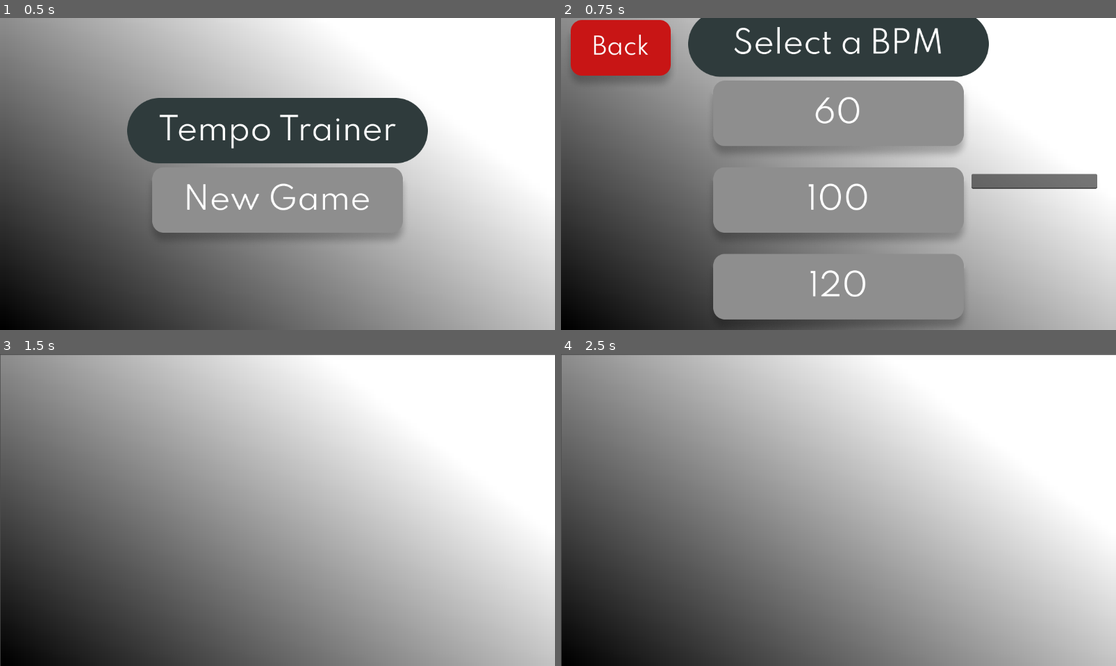
Above: before the commit, frames 1-4 (two rows, left to right).
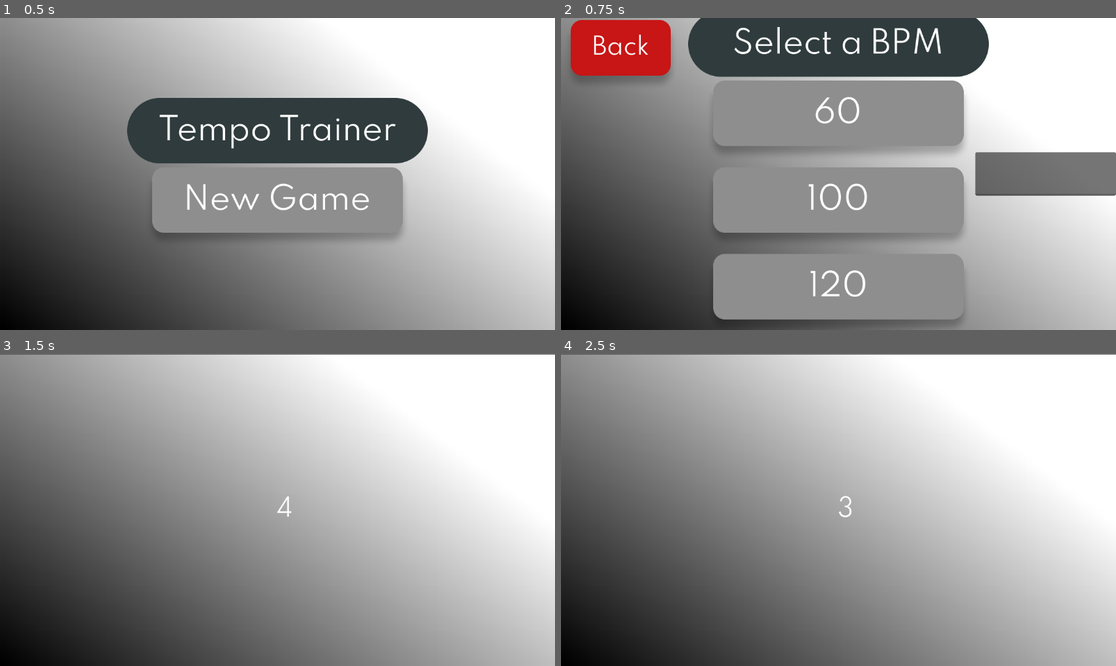
Above: after the commit, the same moments.

Repository: dbm19/tempo_trainer
Game: Godot game, scene res://main_menu.tscn
The game is run twice, just before and just after one commit, with the same random seed, the same clock (stepped at 60 frames per second) and the same inputs.
Inputs (mouse positions are in pixels of both pictures, inside the frame that each line leads up to):
- Up to frame 1 (0.5 s): no input
- Up to frame 2 (0.75 s): click (838, 208) at 0.5 s
- Up to frame 3 (1.5 s): click (277, 456) at 1.25 s
- Up to frame 4 (2.5 s): tap Enter at 2 s; move the mouse to (960, 494) at 2.02 s; tap Space (player_hit) at 2.1 s

Frame 1 is identical in both runs. In frame 2, 2.6% of the frame differs, in the area x 73-100%, y 42-58%; in frame 3, 0.5%; in frame 4, 0.5%.

Commit message:
Added score calculation sort of

Diff:
--- a/bpm_select.gd
+++ b/bpm_select.gd
@@ -28,6 +28,6 @@
 
 
 func _on_bpm_input_text_submitted(new_text: String) -> void:
-	Global.selected_bpm = int(new_text)
-	get_tree().change_scene_to_file("res://game.tscn")
-	print(Global.selected_bpm)
+	if new_text.is_valid_int() && int(new_text) > 0:
+		Global.selected_bpm = int(new_text)
+		get_tree().change_scene_to_file("res://game.tscn")
--- a/bpm_select.tscn
+++ b/bpm_select.tscn
@@ -7,6 +7,7 @@
 [ext_resource type="Texture2D" uid="uid://c0n0om77bww08" path="res://art_assets/bpm_120.png" id="5_cgwjx"]
 [ext_resource type="Texture2D" uid="uid://c8p1afn4thsat" path="res://art_assets/back_button.png" id="6_hwpkx"]
 [ext_resource type="Script" path="res://back_button.gd" id="7_a00xx"]
+[ext_resource type="FontFile" uid="uid://ceqsmd7sr5uio" path="res://fonts/spartan/Spartan-Regular.ttf" id="8_b2dxe"]
 
 [sub_resource type="Gradient" id="Gradient_u4xs7"]
 
@@ -93,11 +94,19 @@
 script = ExtResource("7_a00xx")
 
 [node name="BpmInput" type="LineEdit" parent="."]
-layout_mode = 0
-offset_left = 852.0
-offset_top = 324.0
-offset_right = 1113.0
-offset_bottom = 355.0
+layout_mode = 1
+anchors_preset = 6
+anchor_left = 1.0
+anchor_top = 0.5
+anchor_right = 1.0
+anchor_bottom = 0.5
+offset_left = -292.0
+offset_top = -45.0
+offset_bottom = 45.0
+grow_horizontal = 0
+grow_vertical = 2
+theme_override_fonts/font = ExtResource("8_b2dxe")
+theme_override_font_sizes/font_size = 50
 
 [connection signal="pressed" from="MarginContainer/BpmSelectUiContainer/BpmButtonsContainer/SixtyBpmButton" to="." method="_on_sixty_bpm_button_pressed"]
 [connection signal="pressed" from="MarginContainer/BpmSelectUiContainer/BpmButtonsContainer/HundredBpmButton" to="." method="_on_hundred_bpm_button_pressed"]
--- a/game.tscn
+++ b/game.tscn
@@ -1,7 +1,8 @@
-[gd_scene load_steps=5 format=3 uid="uid://cx7xwlloxvrht"]
+[gd_scene load_steps=6 format=3 uid="uid://cx7xwlloxvrht"]
 
 [ext_resource type="AudioStream" uid="uid://fjckif860o3e" path="res://sounds/kick-bass-techno-softer-3.wav" id="1_1vjy8"]
 [ext_resource type="Script" path="res://game_screen.gd" id="1_fp6wf"]
+[ext_resource type="FontFile" uid="uid://ceqsmd7sr5uio" path="res://fonts/spartan/Spartan-Regular.ttf" id="3_4r0es"]
 
 [sub_resource type="Gradient" id="Gradient_6qt4u"]
 
@@ -13,23 +14,14 @@
 [node name="GameScreen" type="Node2D"]
 script = ExtResource("1_fp6wf")
 
-[node name="Control" type="Control" parent="."]
-layout_mode = 3
-anchors_preset = 0
-offset_left = -32.0
-offset_top = -32.0
-offset_right = 8.0
-offset_bottom = 8.0
-
-[node name="MainMenuBackground" type="TextureRect" parent="Control"]
-layout_mode = 1
+[node name="MainMenuBackground" type="TextureRect" parent="."]
 anchors_preset = 15
 anchor_right = 1.0
 anchor_bottom = 1.0
-offset_left = 33.0
-offset_top = 34.0
-offset_right = 1145.0
-offset_bottom = 642.0
+offset_left = -3.0
+offset_top = 1.0
+offset_right = 1180.0
+offset_bottom = 648.0
 grow_horizontal = 2
 grow_vertical = 2
 texture = SubResource("GradientTexture2D_61ygx")
@@ -40,4 +32,22 @@
 [node name="BassDrumTimer" type="Timer" parent="BassDrum"]
 wait_time = 0.4
 
+[node name="Countdown" type="Label" parent="."]
+anchors_preset = 8
+anchor_left = 0.5
+anchor_top = 0.5
+anchor_right = 0.5
+anchor_bottom = 0.5
+offset_left = 512.0
+offset_top = 295.0
+offset_right = 670.0
+offset_bottom = 351.0
+grow_horizontal = 2
+grow_vertical = 2
+theme_override_fonts/font = ExtResource("3_4r0es")
+theme_override_font_sizes/font_size = 50
+text = "sdfsdf"
+horizontal_alignment = 1
+vertical_alignment = 1
+
 [connection signal="timeout" from="BassDrum/BassDrumTimer" to="." method="_on_bass_drum_timer_timeout"]
--- a/game_screen.gd
+++ b/game_screen.gd
@@ -6,27 +6,52 @@
 var bass_drum
 var bass_drum_timer
 var bass_drum_timer_goal
+var countdown
+var four_count
+var number_of_beats
+var game_start
+var score_set = []
 
 # Called when the node enters the scene tree for the first time.
 func _ready() -> void:
 	bass_drum = get_node("BassDrum")
 	bass_drum_timer = get_node("BassDrum/BassDrumTimer")
+	countdown = get_node("Countdown")
+	four_count = 4
+	number_of_beats = 16
+	game_start = false
 
 	bass_drum_timer.wait_time = snapped(float(60.0 / Global.selected_bpm), 0.01)
 
 	print(bass_drum_timer.wait_time, " ", float(60.0/Global.selected_bpm))
+
 	bass_drum_timer_goal = bass_drum_timer.wait_time * 1000
 	bass_drum.playing = true
 	bass_drum_timer.start()
+	countdown.text = str(four_count)
+
 	print("Goal: ", bass_drum_timer_goal)
 
 # Called every frame. 'delta' is the elapsed time since the previous frame.
 func _process(delta: float) -> void:
-	if Input.is_action_just_pressed("player_hit"):
-		current_time_in_msec = Time.get_ticks_msec()
-		player_hit_time_delta = current_time_in_msec - player_hit_time
-		player_hit_time = current_time_in_msec
-		print("Your score: ", player_hit_time_delta)
+	if game_start == true:
+		if Input.is_action_just_pressed("player_hit"):
+			current_time_in_msec = Time.get_ticks_msec()
+			player_hit_time_delta = current_time_in_msec - player_hit_time
+			player_hit_time = current_time_in_msec
+			score_set.append((player_hit_time_delta * 100.0) / bass_drum_timer_goal )
+			print("Your score: ", player_hit_time_delta)
 
 func _on_bass_drum_timer_timeout() -> void:
 	bass_drum.playing = true
+
+	if four_count > 1:
+		four_count -= 1
+		countdown.text = str(four_count)
+	else:
+		game_start = true
+		countdown.text = ""
+		number_of_beats -= 1
+		if number_of_beats == -1:
+			print(score_set)
+			get_tree().change_scene_to_file("res://score_screen.tscn")
Not shown: 1 places in bpm_select.tscn that only renumber resources
Binary file added: fonts/spartan/Spartan-Black.ttf
Not shown, added: fonts/spartan/Spartan-Black.ttf.import
Binary file added: fonts/spartan/Spartan-Bold.ttf
Not shown, added: fonts/spartan/Spartan-Bold.ttf.import
Binary file added: fonts/spartan/Spartan-ExtraBold.ttf
Not shown, added: fonts/spartan/Spartan-ExtraBold.ttf.import
Binary file added: fonts/spartan/Spartan-ExtraLight.ttf
Not shown, added: fonts/spartan/Spartan-ExtraLight.ttf.import
Binary file added: fonts/spartan/Spartan-Light.ttf
Not shown, added: fonts/spartan/Spartan-Light.ttf.import
Binary file added: fonts/spartan/Spartan-Medium.ttf
(and 9 more such lines)
